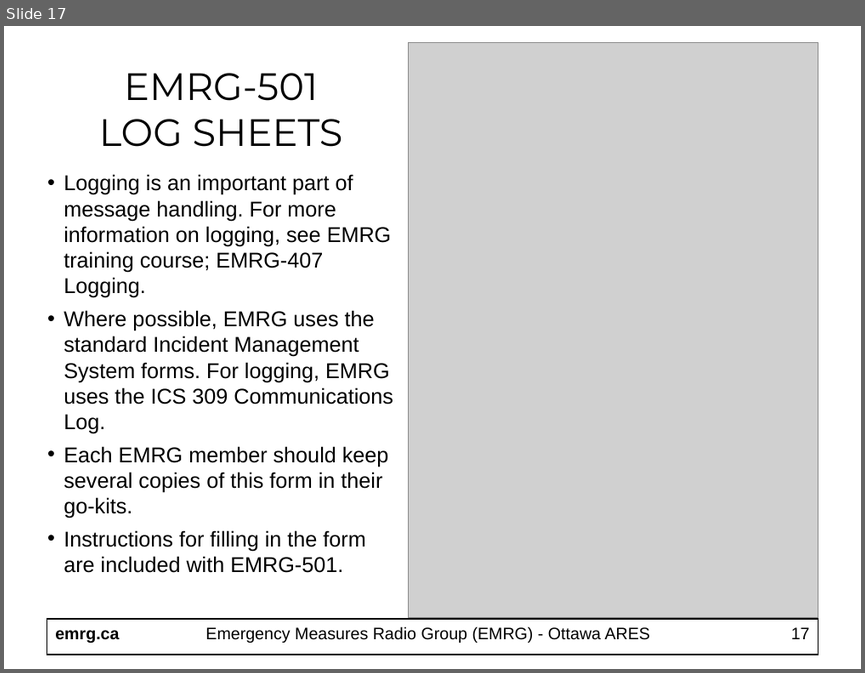
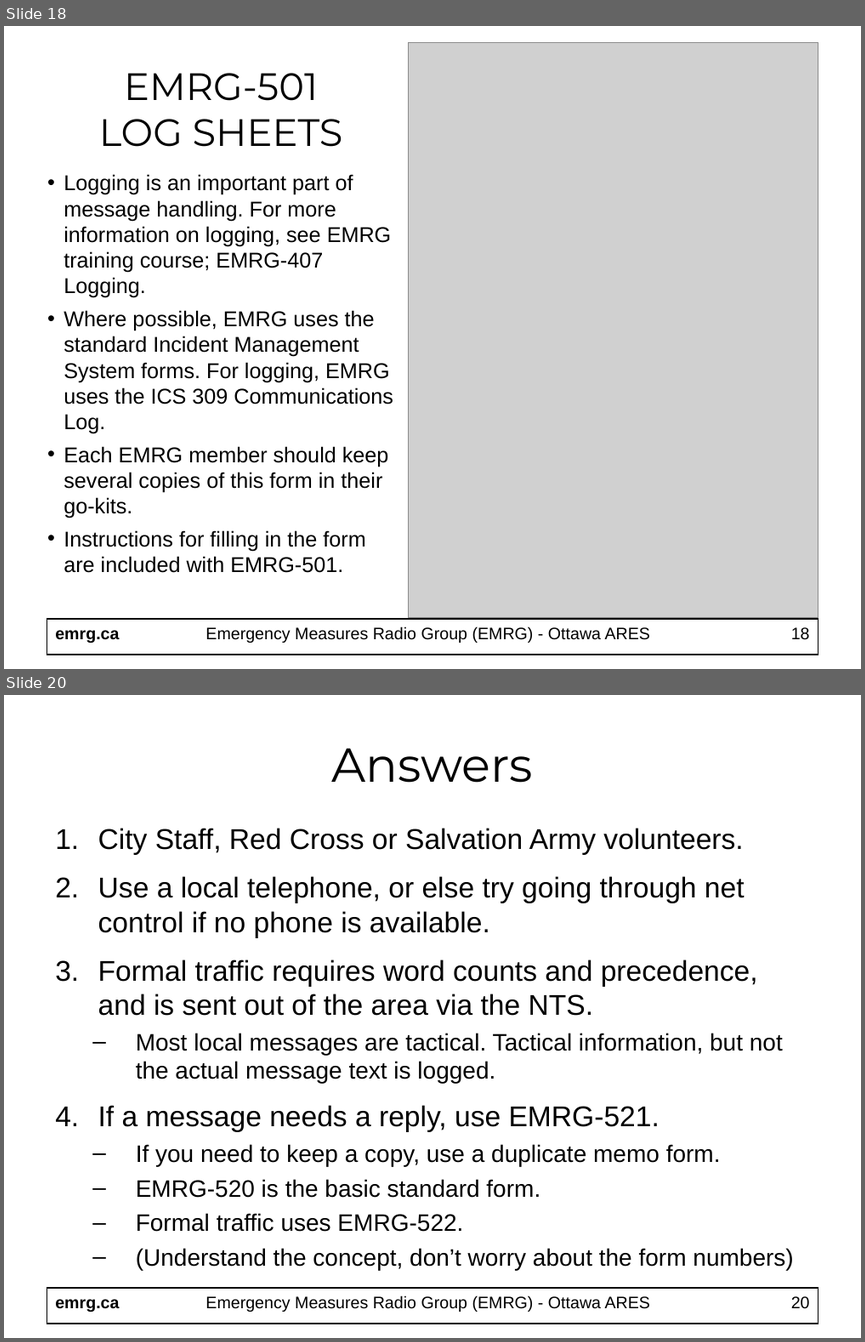
Before and after one commit to emrg-ca/website, a slide deck: httpdocs/EMRG-411_Message_Handling.ppt. Shown one above the other, each under a label of ours: slide 17 before the commit, slides 18 and 20 after it; the slides between them are not shown. The pictures are 865x673 and 865x1342 pixels, drawn with LibreOffice and Linux fonts; fonts in the diff are those of the drawing; grey boxes stand for pictures. Boxes give left, top, right and bottom in pixels: in the first picture for what was removed or moved away, otherwise in the second. Text is boxed around its words. In the diff, an @@ line names an element or a change of style, - is before the commit and + after.

Commit message:
Added new docs for message handling

```diff
--- a/httpdocs/EMRG-411_Message_Handling.ppt
+++ b/httpdocs/EMRG-411_Message_Handling.ppt
@@ slide 20 added at [4, 695, 861, 1338], background #FFFFFF; not listed: 2 template elements that a slide beside it also shows @@
@@ title added at [332, 748, 534, 783], 40 pt, text #000000 @@
+Answers
@@ text added at [98, 828, 793, 1270], 20 pt, text #000000 @@
+1. City Staff, Red Cross or Salvation Army volunteers.
+2. Use a local telephone, or else try going through net control if no phone is available.
+3. Formal traffic requires word counts and precedence, and is sent out of the area via the NTS.
+  – Most local messages are tactical. Tactical information, but not the actual message text is logged.
+4. If a message needs a reply, use EMRG-521.
+  – If you need to keep a copy, use a duplicate memo form.
+  – EMRG-520 is the basic standard form.
+  – Formal traffic uses EMRG-522.
+  – (Understand the concept, don’t worry about the form numbers)
@@ text added at [205, 1295, 650, 1311], 14 pt, text #000000 @@
+Emergency Measures Radio Group (EMRG) - Ottawa ARES
@@ page number added at [791, 1296, 810, 1309], 14 pt, text #000000 @@
+20
@@ what was slide 17 is now slide 18 @@
@@ page number at [791, 627, 810, 640]: text changed @@
-17
+18
```
Also in this commit, not shown: 15 slides changed, 1 other slide added, 3 other files.
